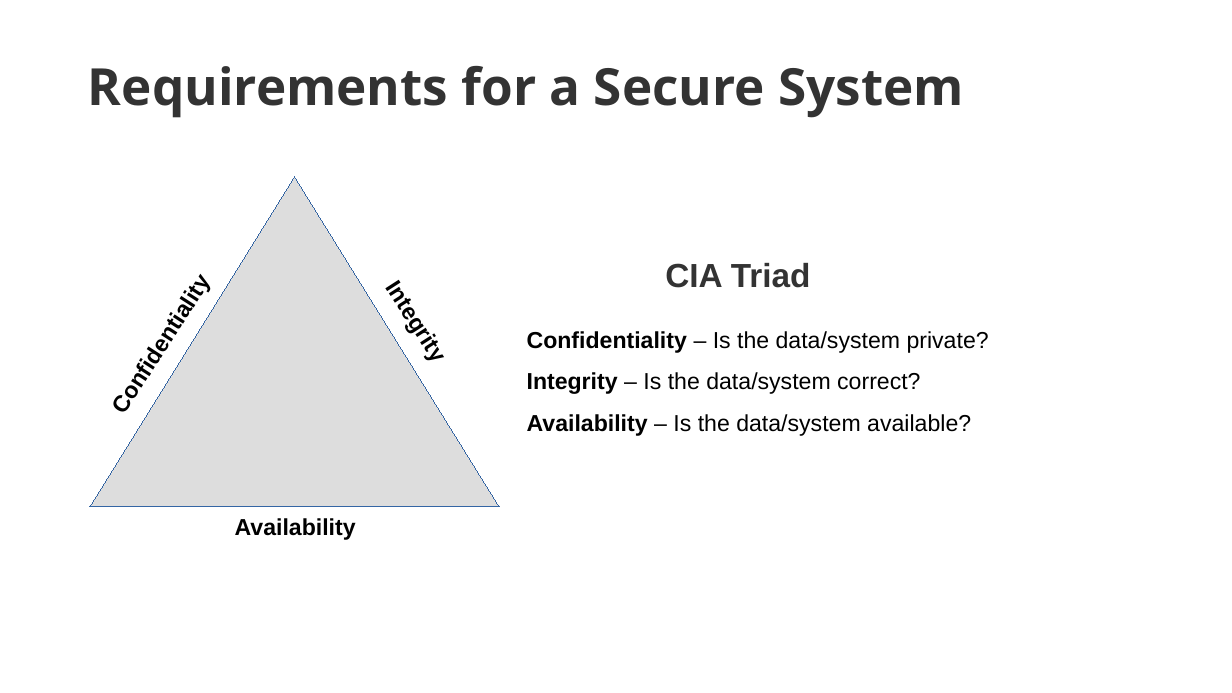
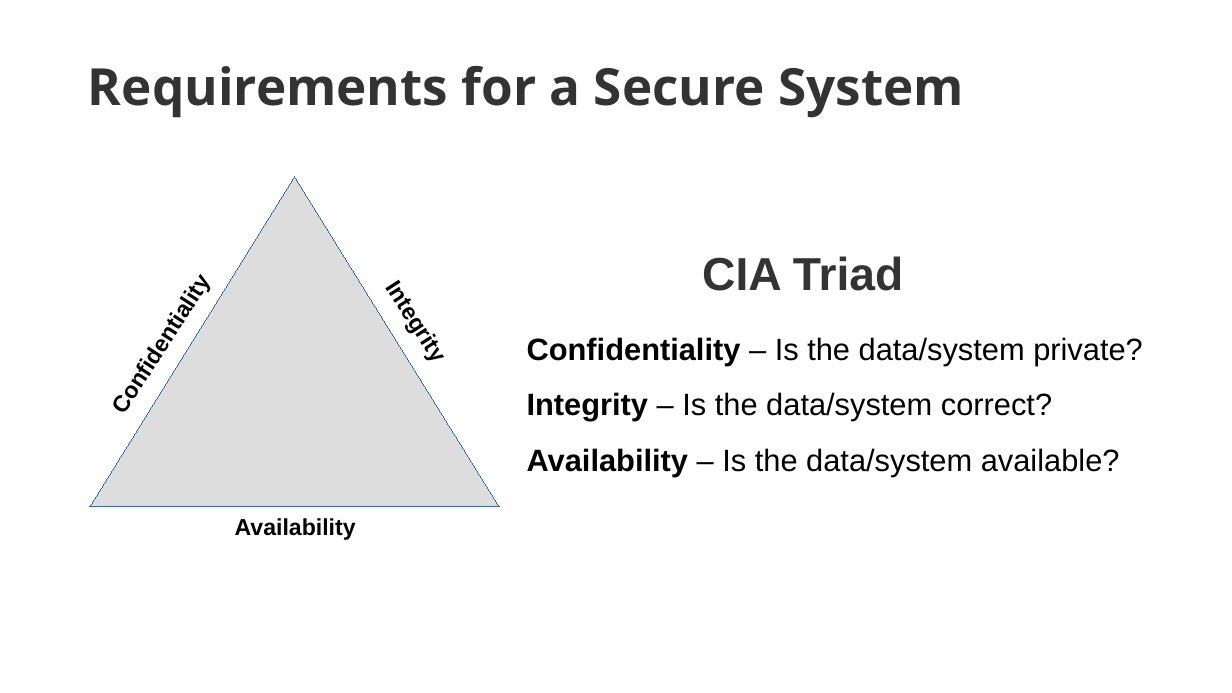
Before and after one commit to krishardy/php-crypto, a slide deck: slide 3 of cryptography.odp. Drawn at 1232x693 pixels with LibreOffice and Linux fonts; fonts in the diff are those of the drawing; background and template pictures are left out. Boxes give left, top, right and bottom in pixels: in the first picture for what was removed or moved away, otherwise in the second. Text is boxed around its words. In the diff, an @@ line names an element or a change of style, - is before the commit and + after.

```diff
--- a/cryptography.odp
+++ b/cryptography.odp
@@ text "CIA Triad": place and size @@
-text "CIA Triad" at (665, 263, 811, 288)
+text "CIA Triad" at (702, 256, 903, 291)
@@ text "CIA Triad" at (702, 256, 903, 291): size 26 to 36 pt @@
@@ text "Confidentiality – Is the data/system ..." at (527, 337, 1143, 477): size 18 to 24 pt @@
```
Also in this commit, not shown: 1 other slide changed.
